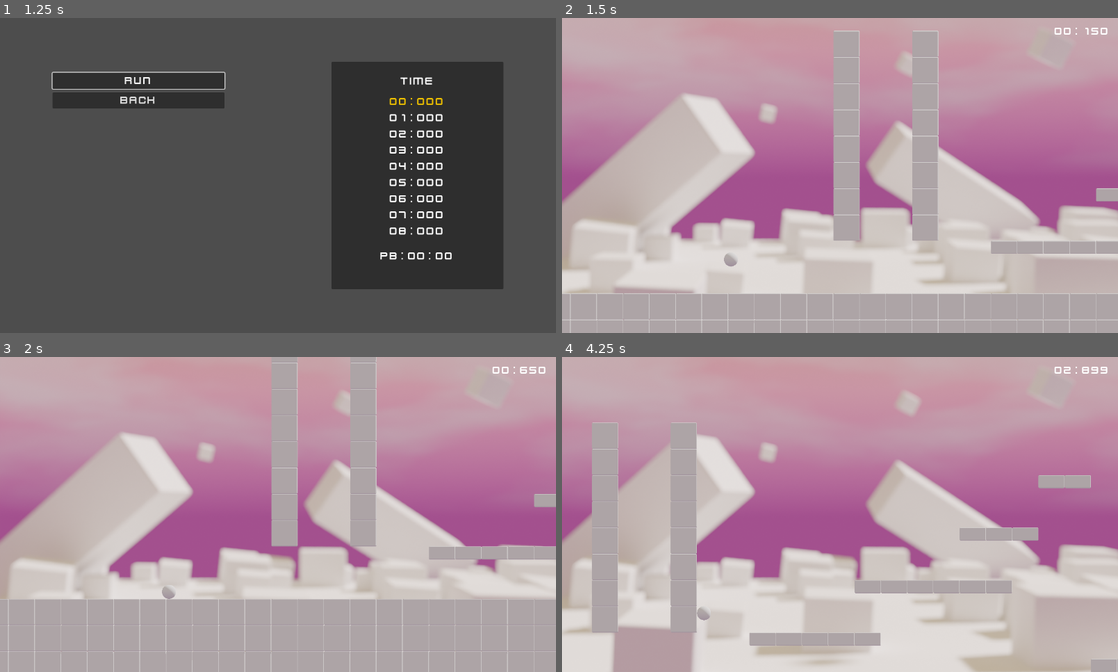
Above: before the commit, frames 1-4 (two rows, left to right).
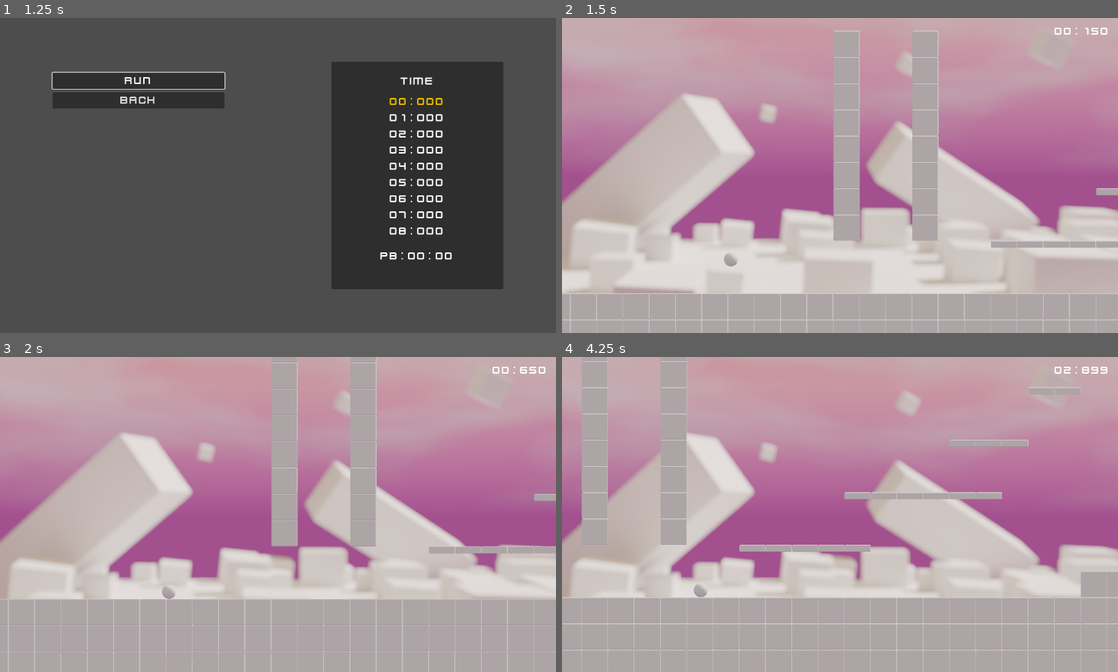
Above: after the commit, the same moments.

Repository: ElouanT/GMTK2025
Game: Godot game, scene res://scenes/ui/main_menu/main_menu.tscn
The game is run twice, just before and just after one commit, with the same random seed, the same clock (stepped at 60 frames per second) and the same inputs.
Inputs:
- Up to frame 1 (1.25 s): click "Play" at 0.5 s
- Up to frame 2 (1.5 s): click "Run" at 1.25 s
- Up to frame 3 (2 s): no input
- Up to frame 4 (4.25 s): hold D (right) 2.03-3.53 s; tap Space (jump) at 2.1, 2.27, 2.57, 3.02, 3.05, 3.32, 3.6 s; tap Shift (dash) at 2.85 s; hold A (left) from 3.53 s (still down)

Frame 1 is identical in both runs. In frame 2, 0.5% of the frame differs, in the area x 77-100%, y 56-75%; in frame 3, 0.5%; in frame 4, 22%, in the area x 0-100%, y 0-100%.
Error in both runs: Invalid assignment of property or key 'text' with value of type 'String' on a base object of type 'null instance'. (res://scenes/ui/main_menu/main_menu.gd:46)

Commit message:
Saut variable + plateforme tile set

Diff:
--- a/scenes/player/player.gd
+++ b/scenes/player/player.gd
@@ -12,9 +12,12 @@
 		velocity += get_gravity() * 2.5 * delta
 
 	# Handle jump.
-	if Input.is_action_just_pressed("jump") and is_on_floor():
-		velocity.y = JUMP_VELOCITY
-
+	if is_on_floor():
+		if Input.is_action_just_pressed("jump"):
+			velocity.y = JUMP_VELOCITY
+	else:
+		if Input.is_action_just_released("jump"):
+			velocity.y *= 0.5
 	# Get the input direction and handle the movement/deceleration.
 	# As good practice, you should replace UI actions with custom gameplay actions.
 	if Input.is_action_just_pressed("left") or Input.is_action_just_pressed("right") or is_on_floor():
Binary file changed: assets/images/Tile set.png
